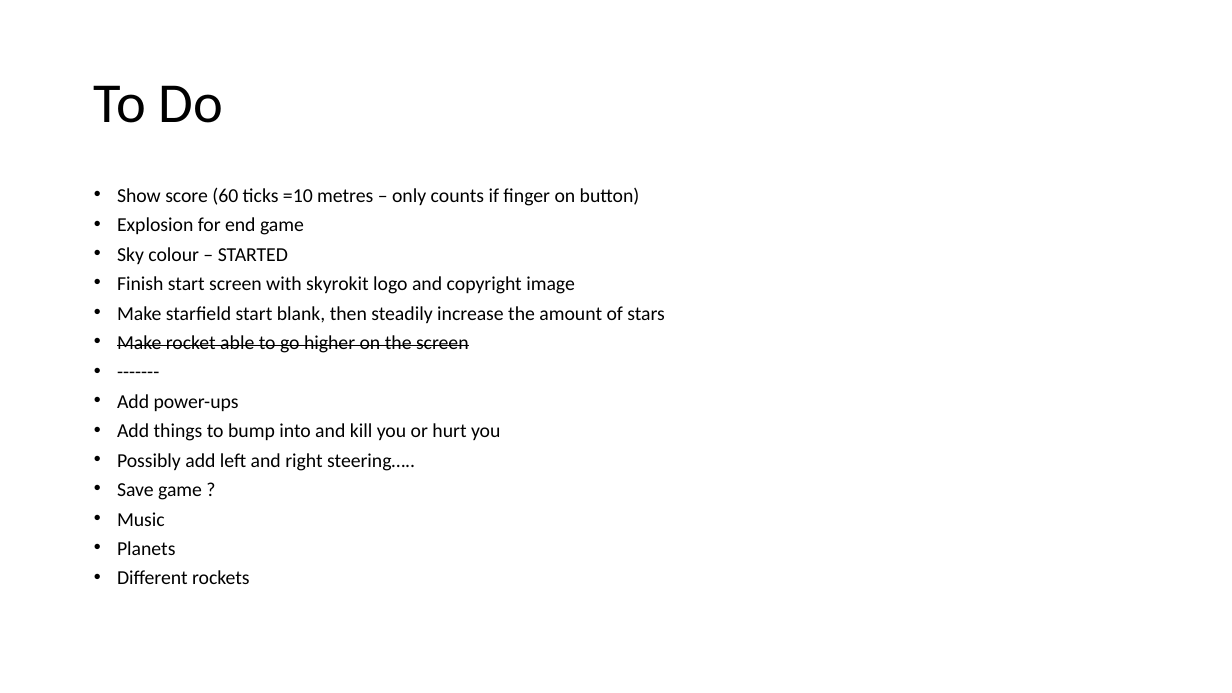
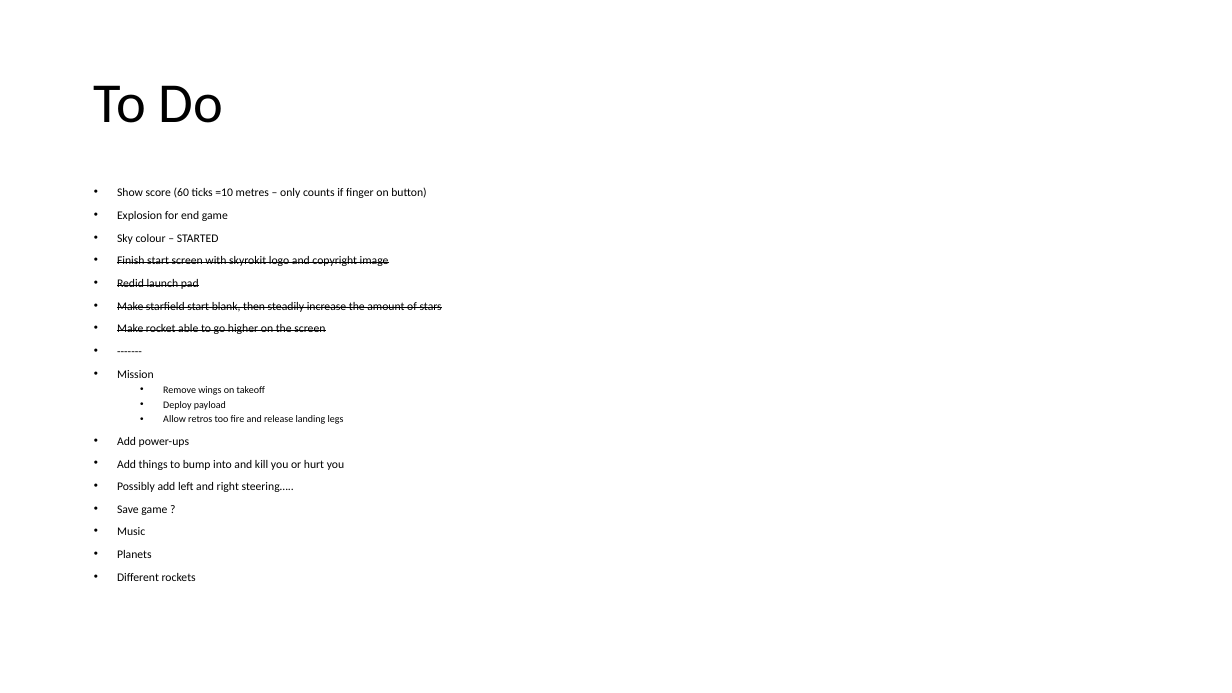
Before and after one commit to alshapton/Skyrokit, a slide deck: slide 2 of notes.pptx. Drawn at 1232x693 pixels with LibreOffice and Linux fonts; fonts in the diff are those of the drawing. Boxes give left, top, right and bottom in pixels: in the first picture for what was removed or moved away, otherwise in the second. Text is boxed around its words. In the diff, an @@ line names an element or a change of style, - is before the commit and + after.

Commit message:
Finished start screen with skyrokit logo and copyright image Redid launch pad Made starfield start blank, then steadily increase the amount of stars Made rocket able to go higher on the screen

```diff
--- a/notes.pptx
+++ b/notes.pptx
@@ text at (x1=117, y1=187, x2=442, y2=581): size 15.4 to 9.1 pt in "Show score (60 ticks =10 metres – ...", "Explosion for end game", "Sky colour – STARTED", "Finish start screen with skyrokit logo and ..." and 10 more places; strikethrough on in "Finish start screen with skyrokit logo and ...", "Make starfield start blank, then steadily increase ..." @@
@@ text at (x1=117, y1=279, x2=199, y2=289): paragraph added @@
+• Redid launch pad
@@ text at (x1=117, y1=370, x2=344, y2=424): paragraphs added @@
+• Mission
+  • Remove wings on takeoff
+  • Deploy payload
+  • Allow retros too fire and release landing legs
```
Also in this commit, not shown: 1 other file.
